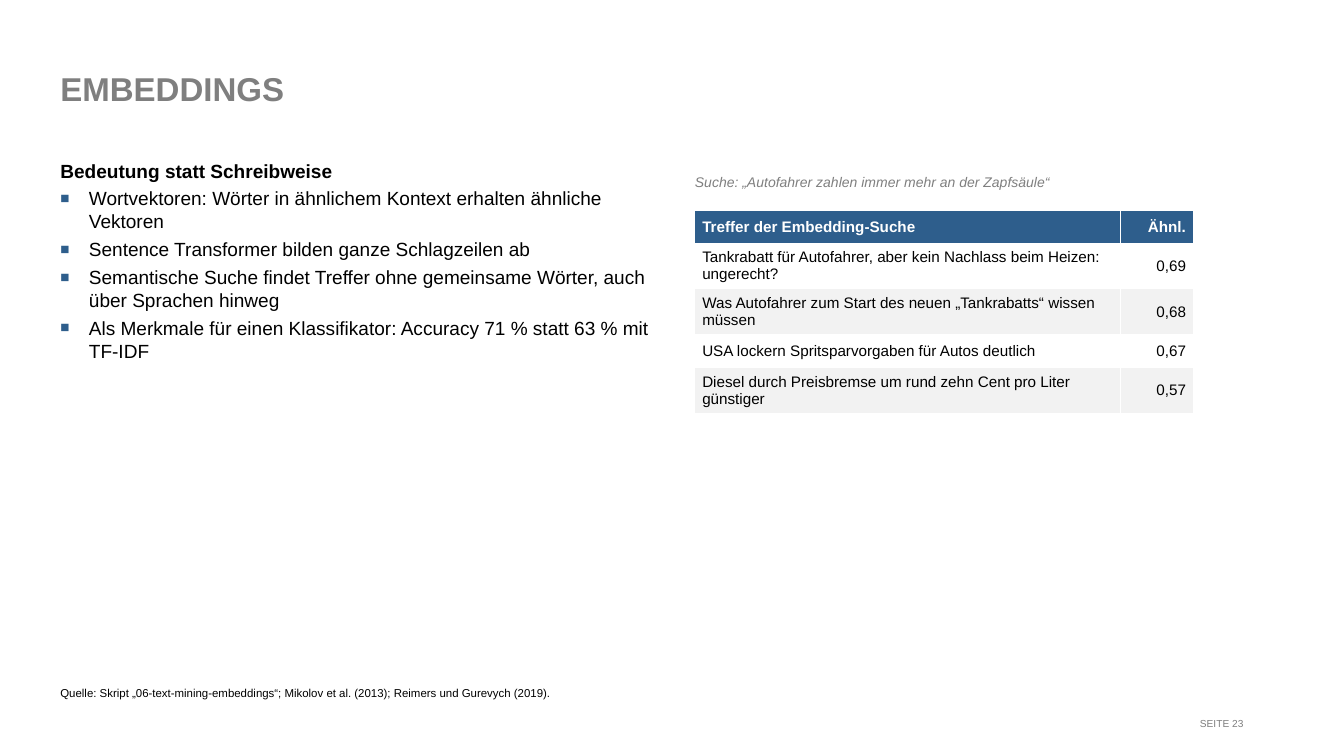
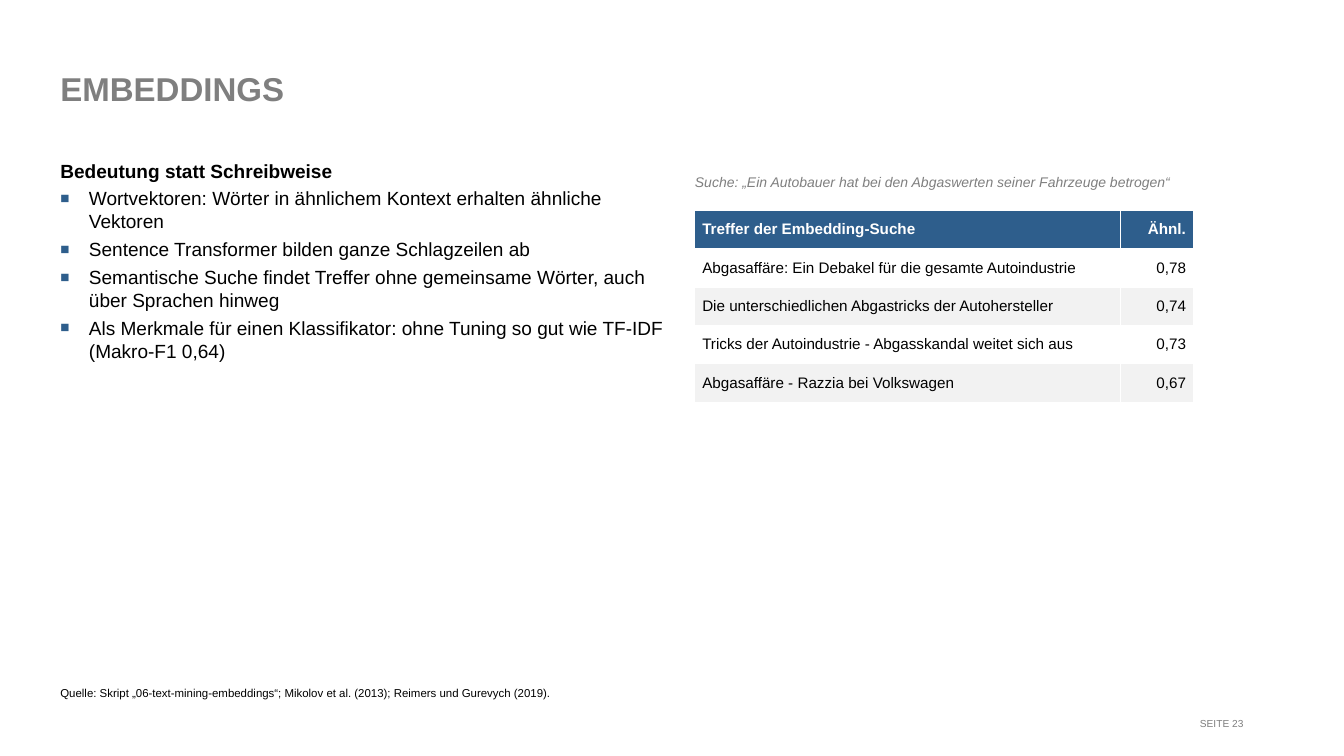
Before and after one commit to franzmohr/intro-text-mining-de, a slide deck: slide 23 of text-mining.odp. Drawn at 1344x756 pixels with LibreOffice and Linux fonts; fonts in the diff are those of the drawing. Boxes give left, top, right and bottom in pixels: in the first picture for what was removed or moved away, otherwise in the second. Text is boxed around its words. In the diff, an @@ line names an element or a change of style, - is before the commit and + after.

```diff
--- a/text-mining.odp
+++ b/text-mining.odp
@@ text at (695,177,1170,190): text changed @@
-Suche: „Autofahrer zahlen immer mehr an der Zapfsäule“
+Suche: „Ein Autobauer hat bei den Abgaswerten seiner Fahrzeuge betrogen“
@@ table at (695,210,1193,402) @@
-row 2, column 1: Tankrabatt für Autofahrer, aber kein Nachlass beim Heizen: ungerecht?
+row 2, column 1: Abgasaffäre: Ein Debakel für die gesamte Autoindustrie
-row 2, column 2: 0,69
+row 2, column 2: 0,78
-row 3, column 1: Was Autofahrer zum Start des neuen „Tankrabatts“ wissen müssen
+row 3, column 1: Die unterschiedlichen Abgastricks der Autohersteller
-row 3, column 2: 0,68
+row 3, column 2: 0,74
-row 4, column 1: USA lockern Spritsparvorgaben für Autos deutlich
+row 4, column 1: Tricks der Autoindustrie - Abgasskandal weitet sich aus
-row 4, column 2: 0,67
+row 4, column 2: 0,73
-row 5, column 1: Diesel durch Preisbremse um rund zehn Cent pro Liter günstiger
+row 5, column 1: Abgasaffäre - Razzia bei Volkswagen
-row 5, column 2: 0,57
+row 5, column 2: 0,67
@@ text at (89,321,663,362): text changed @@
-■ Als Merkmale für einen Klassifikator: Accuracy 71 % statt 63 % mit TF-IDF
+■ Als Merkmale für einen Klassifikator: ohne Tuning so gut wie TF-IDF (Makro-F1 0,64)
```
Also in this commit, not shown: 16 other slides changed, 8 other files.
